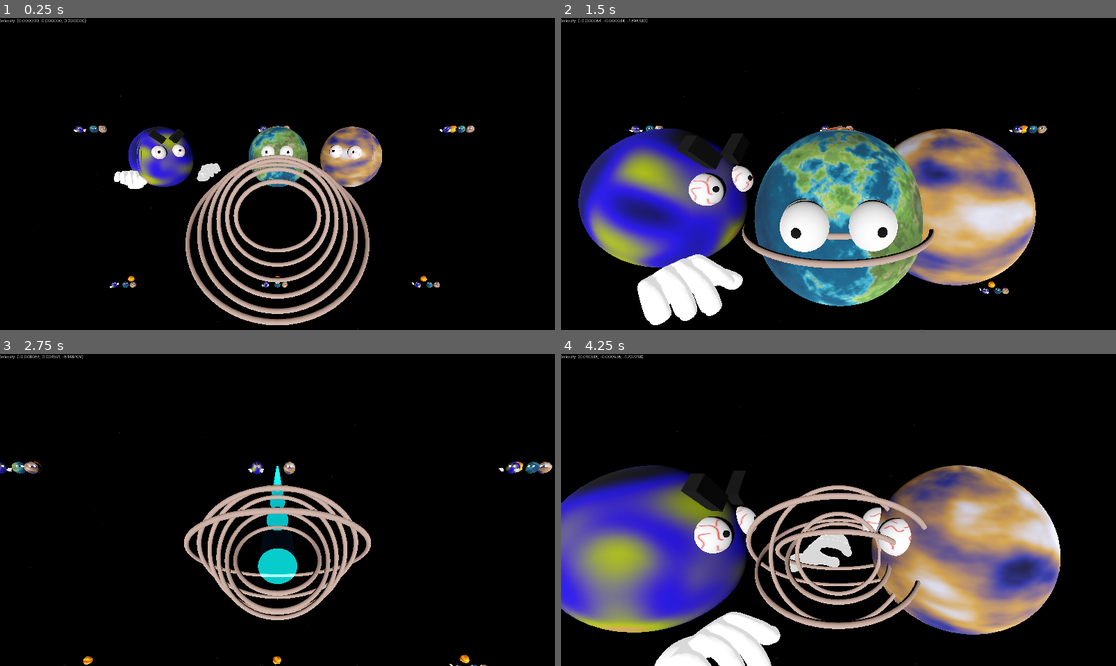
Above: before the commit, frames 1-4 (two rows, left to right).
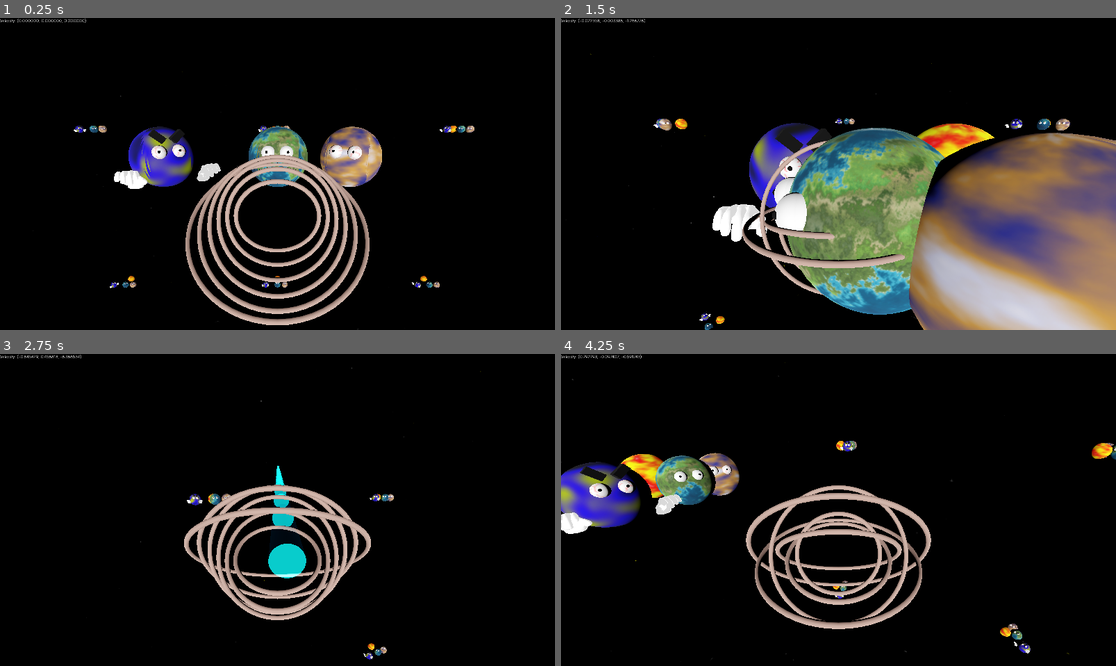
Above: after the commit, the same moments.

Repository: partkyle/godot-sparpg
Game: Godot game, scene res://game.tscn
Two runs of this game, one before a commit and one after it. Both use one fixed random seed, a clock stepped at 60 frames per second and the inputs below.
Inputs (mouse positions are in pixels of both pictures, inside the frame that each line leads up to):
- Up to frame 1 (0.25 s): no input
- Up to frame 2 (1.5 s): tap Enter at 0.5 s; move the mouse to (866, 174) at 0.52 s; hold Q (decelerate) 0.53-1.28 s; hold E (accelerate) from 0.53 s (still down); move the mouse to (810, 174) at 1.27 s; tap F (melee) at 1.35 s
- Up to frame 3 (2.75 s): keep holding E (accelerate); move the mouse to (288, 503) at 2.02 s; press the mouse at (288, 503) at 2.03 s
- Up to frame 4 (4.25 s): keep holding E (accelerate); move the mouse to (832, 516) at 2.77 s; release the mouse at (832, 516) at 2.78 s; tap 0 at 2.85 s; move the mouse to (877, 513) at 3.52 s; hold Q (decelerate) from 3.53 s (still down)

The runs differ from the first frame. In frame 1, 2.1% of the frame differs, in the area x 24-68%, y 34-55%; in frame 2, 50%, in the area x 3-100%, y 0-100%; in frame 3, 1.8%; in frame 4, 34%.

Commit message:
gitignore for vscode

Diff:
--- a/game.tscn
+++ b/game.tscn
@@ -178,10 +178,11 @@
 [node name="Planet" type="Node3D" parent="." node_paths=PackedStringArray("player")]
 transform = Transform3D(-0.773403, 0, -0.633914, 0, 1, 0, 0.633914, 0, -0.773403, -1.91784, 0, 1.31947)
 script = ExtResource("1_80nbo")
+spd = null
 player = NodePath("../Player")
 
 [node name="MeshInstance3D" type="MeshInstance3D" parent="Planet"]
-transform = Transform3D(-0.850851, 0, -0.489161, 0, 1, 0, 0.489161, 0, -0.850851, 0, 0, 0)
+transform = Transform3D(-0.957108, 0, -0.21122, 0, 1, 0, 0.21122, 0, -0.957108, 0, 0, 0)
 mesh = SubResource("SphereMesh_vef74")
 
 [node name="Eyes" type="Node3D" parent="Planet"]
@@ -229,10 +230,11 @@
 [node name="Planet2" type="Node3D" parent="." node_paths=PackedStringArray("player")]
 transform = Transform3D(-1, 0, -8.74228e-08, 0, 1, 0, 8.74228e-08, 0, -1, 0, 0, 1.32246)
 script = ExtResource("1_80nbo")
+spd = null
 player = NodePath("../Player")
 
 [node name="MeshInstance3D" type="MeshInstance3D" parent="Planet2"]
-transform = Transform3D(-0.854237, 0, -0.483253, 0, 1, 0, 0.483253, 0, -0.854237, -0.00927782, 0, 0)
+transform = Transform3D(-0.958571, 0, -0.204581, 0, 1, 0, 0.204581, 0, -0.958571, -0.00927782, 0, 0)
 mesh = SubResource("SphereMesh_mfdv2")
 
 [node name="Eyes" type="Node3D" parent="Planet2"]
@@ -266,10 +268,11 @@
 [node name="Planet3" type="Node3D" parent="." node_paths=PackedStringArray("player")]
 transform = Transform3D(-0.886442, 0, 0.46284, 0, 1, 0, -0.46284, 0, -0.886442, 1.22015, 0, 1.32246)
 script = ExtResource("1_80nbo")
+spd = null
 player = NodePath("../Player")
 
 [node name="MeshInstance3D" type="MeshInstance3D" parent="Planet3"]
-transform = Transform3D(-0.850851, 0, -0.489161, 0, 1, 0, 0.489161, 0, -0.850851, 0, 0, 0)
+transform = Transform3D(-0.957108, 0, -0.21122, 0, 1, 0, 0.21122, 0, -0.957108, 0, 0, 0)
 mesh = SubResource("SphereMesh_x5p1p")
 
 [node name="Eyes" type="Node3D" parent="Planet3"]
@@ -303,11 +306,12 @@
 [node name="Sun" type="Node3D" parent="." node_paths=PackedStringArray("player")]
 transform = Transform3D(-1, 0, -8.74228e-08, 0, 1, 0, 8.74228e-08, 0, -1, 0, 0, 0)
 script = ExtResource("1_80nbo")
+spd = null
 rotation_speed = 0.2
 player = NodePath("../Player")
 
 [node name="MeshInstance3D" type="MeshInstance3D" parent="Sun"]
-transform = Transform3D(0.974803, 0, -0.325749, 0, 1, 0, 0.325749, 0, 0.974803, 0, 0, 0)
+transform = Transform3D(0.958424, 0, -0.387051, 0, 1, 0, 0.387051, 0, 0.958424, 0, 0, 0)
 mesh = SubResource("SphereMesh_80cx4")
 
 [node name="Area3D" type="Area3D" parent="Sun"]
@@ -318,7 +322,6 @@
 [node name="Player" type="CharacterBody3D" parent="."]
 transform = Transform3D(1, 0, 0, 0, 1, 0, 0, 0, 1, 0, 0, 3.65932)
 script = ExtResource("5_7jktm")
-rotation_speed = Vector2(0.005, 0.005)
 
 [node name="CollisionShape3D" type="CollisionShape3D" parent="Player"]
 shape = SubResource("SphereShape3D_e8heu")
Not shown, changed: .gitignore
